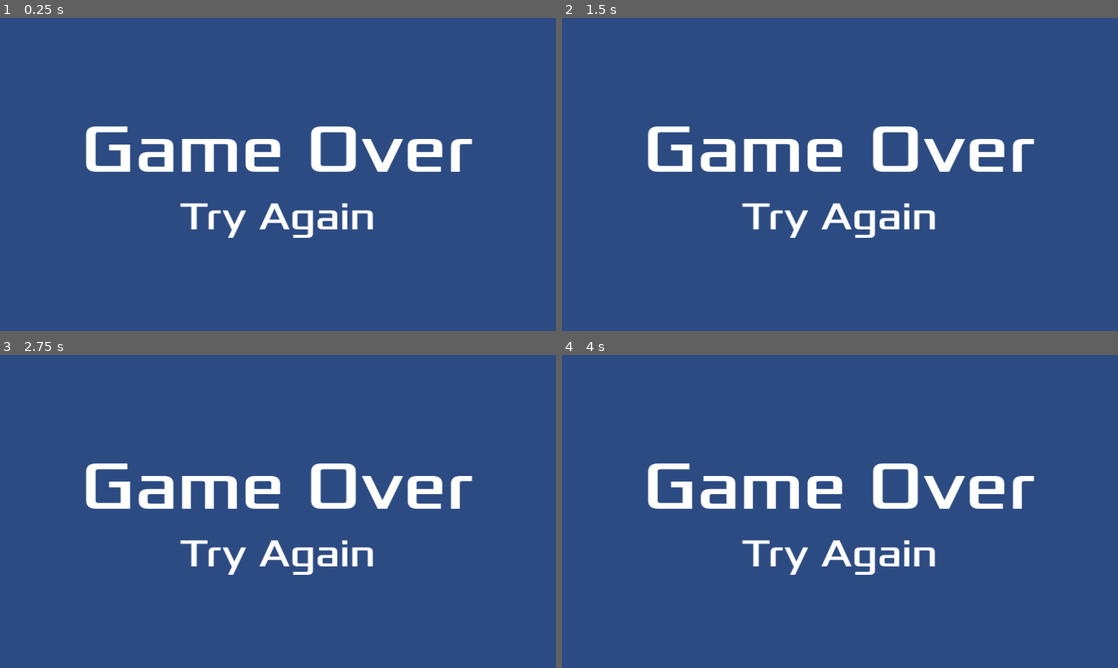
Above: before the commit, frames 1-4 (two rows, left to right).
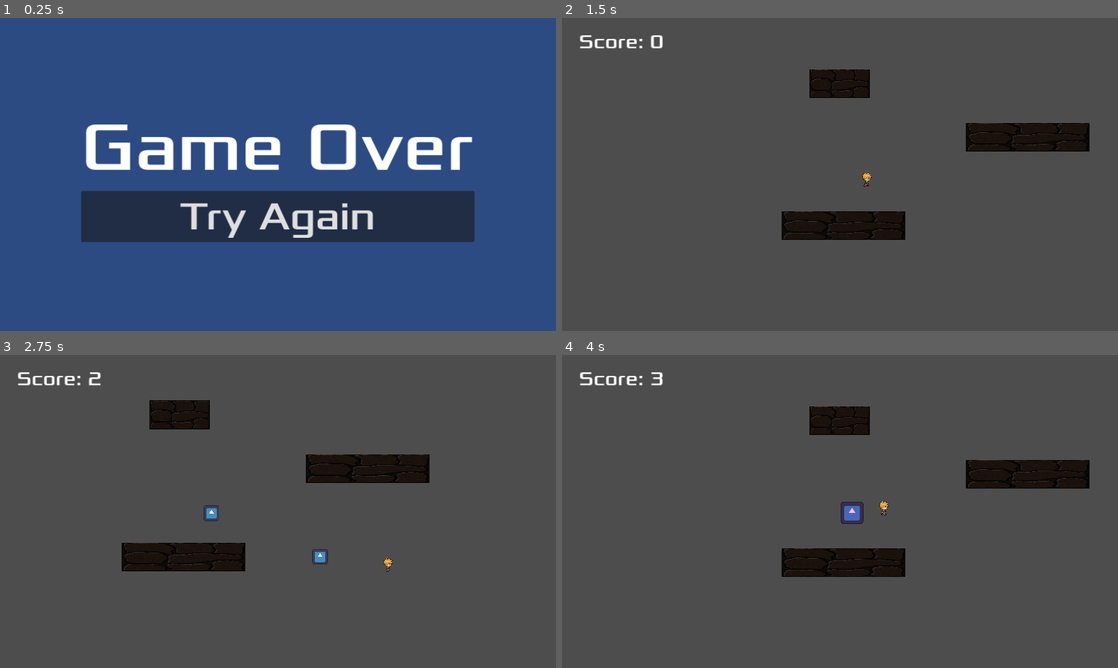
Above: after the commit, the same moments.

Repository: mflash/meujogo20242
Game: Godot game, scene res://scenes/gameover.tscn
Same seed, same stepped clock (60 frames per second), same inputs: the game is played once before the commit and once after it. This scene is started directly instead of the project's main scene. The engine's default icon, where the game draws it, is replaced by a stand-in: a white triangle on a blue panel in a dark square.
Inputs (mouse positions are in pixels of both pictures, inside the frame that each line leads up to):
- Up to frame 1 (0.25 s): no input
- Up to frame 2 (1.5 s): click (840, 215) at 0.5 s, where only the run after the commit has a clickable "Try Again"; move the mouse to (962, 158) at 1.27 s; press the mouse at (962, 158) at 1.28 s; hold Right (right) from 1.28 s (still down)
- Up to frame 3 (2.75 s): keep holding Right (right); tap Space (jump) at 1.52, 2.27 s; move the mouse to (166, 527) at 2.02 s; release the mouse at (166, 527) at 2.03 s; tap F (filter) at 2.1 s
- Up to frame 4 (4 s): move the mouse to (895, 442) at 2.77 s; release Right (right) at 2.78 s; press the mouse at (895, 442) at 2.78 s; hold Left (left) 2.78-3.53 s; move the mouse to (812, 574) at 3.52 s; release the mouse at (812, 574) at 3.53 s; hold Right (right) from 3.53 s (still down); tap F (filter) at 3.6 s; click (812, 574) at 3.67 s; tap Space (jump) at 3.77 s

The runs differ from the first frame. In frame 1, 13% of the frame differs, in the area x 14-86%, y 34-72%; in frame 2, 100%, in the area x 0-100%, y 0-100%; in frame 3, 100%; in frame 4, 100%.

Commit message:
Reinicia o jogo ao pressionar o botão na tela de game over

Diff:
--- a/scenes/game.tscn
+++ b/scenes/game.tscn
@@ -29,8 +29,5 @@
 [node name="JumpSound" parent="Level/Player" index="0"]
 volume_db = -80.0
 
-[node name="Music" parent="Level" index="2"]
-autoplay = false
-
 [editable path="Level"]
 [editable path="Level/Player"]
--- /dev/null
+++ b/scenes/gameover.gd
@@ -0,0 +1,4 @@
+extends Control
+
+func _on_restart_button_pressed():
+	get_tree().change_scene_to_file("res://scenes/game.tscn")
--- a/scenes/gameover.tscn
+++ b/scenes/gameover.tscn
@@ -1,14 +1,16 @@
-[gd_scene load_steps=2 format=3 uid="uid://bog2shjdk46e3"]
+[gd_scene load_steps=3 format=3 uid="uid://bog2shjdk46e3"]
 
+[ext_resource type="Script" path="res://scenes/gameover.gd" id="1_al74r"]
 [ext_resource type="FontFile" uid="uid://dnpcqg26ipo83" path="res://fonts/Xolonium-Regular.ttf" id="1_ilb71"]
 
-[node name="Control" type="Control"]
+[node name="GameOver" type="Control"]
 layout_mode = 3
 anchors_preset = 15
 anchor_right = 1.0
 anchor_bottom = 1.0
 grow_horizontal = 2
 grow_vertical = 2
+script = ExtResource("1_al74r")
 
 [node name="ColorRect" type="ColorRect" parent="."]
 layout_mode = 1
@@ -36,9 +38,10 @@
 theme_override_font_sizes/font_size = 140
 text = "Game Over"
 
-[node name="Label2" type="Label" parent="CenterContainer/VBoxContainer"]
+[node name="RestartButton" type="Button" parent="CenterContainer/VBoxContainer"]
 layout_mode = 2
 theme_override_fonts/font = ExtResource("1_ilb71")
 theme_override_font_sizes/font_size = 80
 text = "Try Again"
-horizontal_alignment = 1
+
+[connection signal="pressed" from="CenterContainer/VBoxContainer/RestartButton" to="." method="_on_restart_button_pressed"]
Not shown, changed: SFX/Chiptune_Adventures_1.ogg.import
Not shown, changed: SFX/Summer_Park.ogg.import
